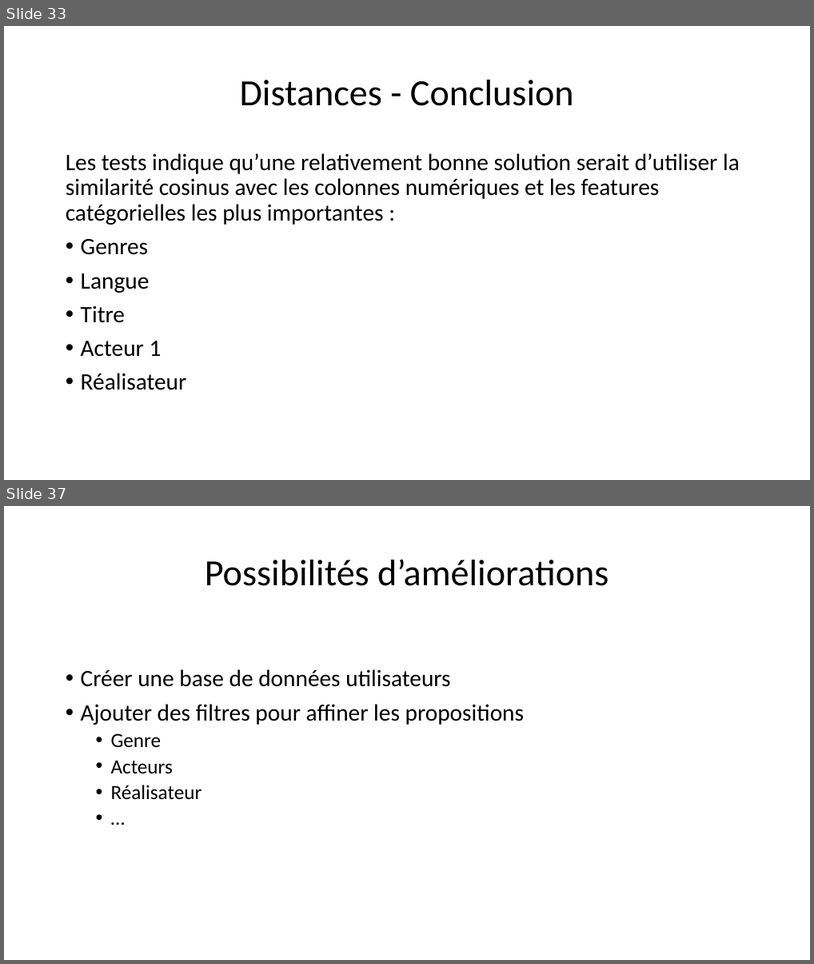
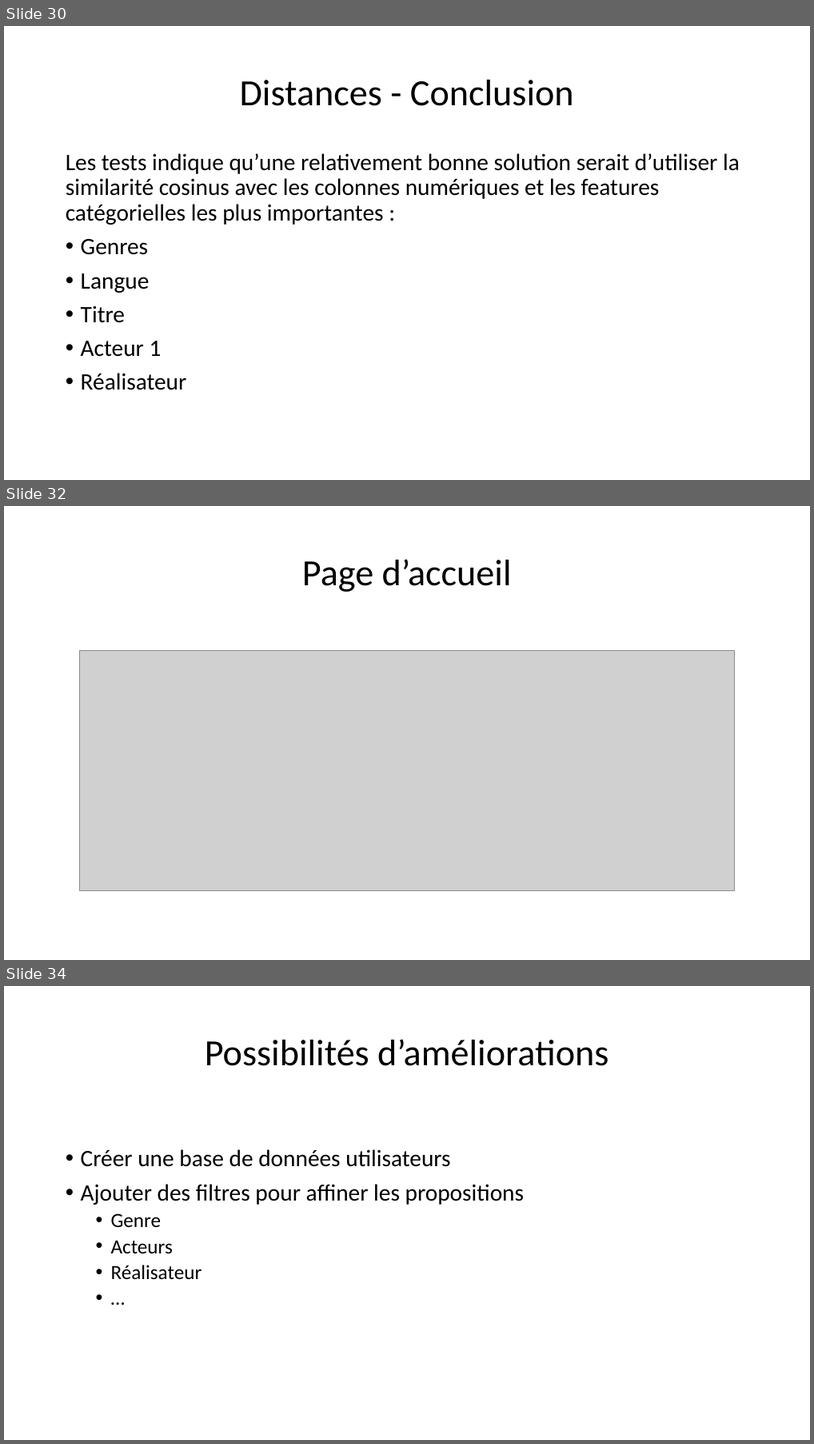
Before and after one commit to morganscao/Projet3, a slide deck: Rapport/Moteur de recommandations de films.pptx. Shown one above the other, each under a label of ours: slides 33 and 37 before the commit, slides 30, 32 and 34 after it; the slides between them are not shown. The pictures are 814x964 and 814x1444 pixels, drawn with LibreOffice and Linux fonts; fonts in the diff are those of the drawing; grey boxes stand for pictures. Boxes give left, top, right and bottom in pixels: in the first picture for what was removed or moved away, otherwise in the second. Text is boxed around its words. In the diff, an @@ line names an element or a change of style, - is before the commit and + after.

```diff
--- a/Rapport/Moteur de recommandations de films.pptx
+++ b/Rapport/Moteur de recommandations de films.pptx
@@ slide 32 added at [4, 506, 810, 960], background #FFFFFF @@
@@ title added at [302, 559, 512, 592], 44 pt, text #000000 @@
+Page d’accueil
@@ picture added at [79, 651, 734, 891] @@
@@ what was slide 33 is now slide 30 @@
@@ what was slide 37 is now slide 34 @@
```
Also in this commit, not shown: 10 slides changed, 1 other slide added, 5 slides removed.
